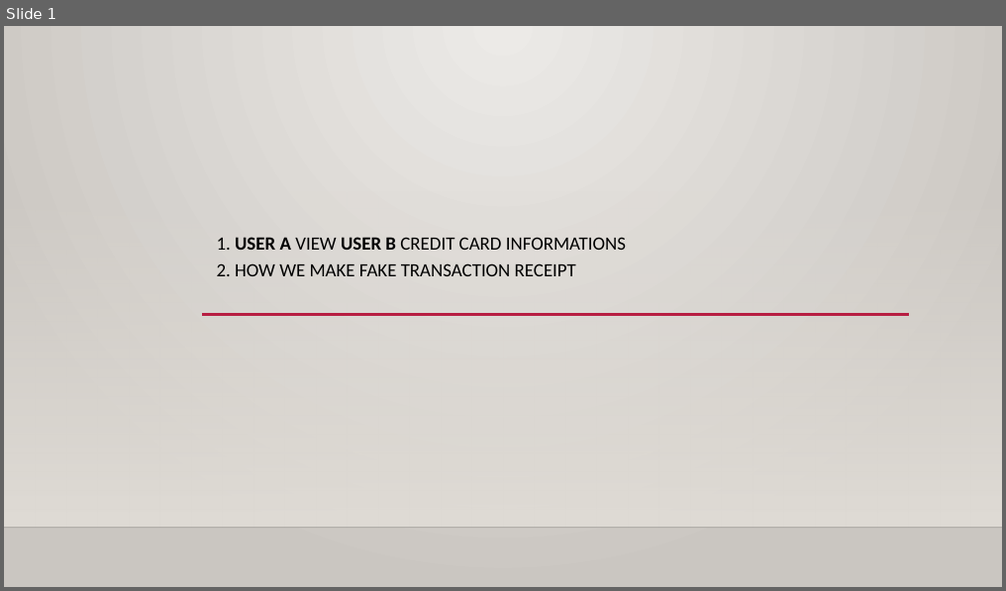
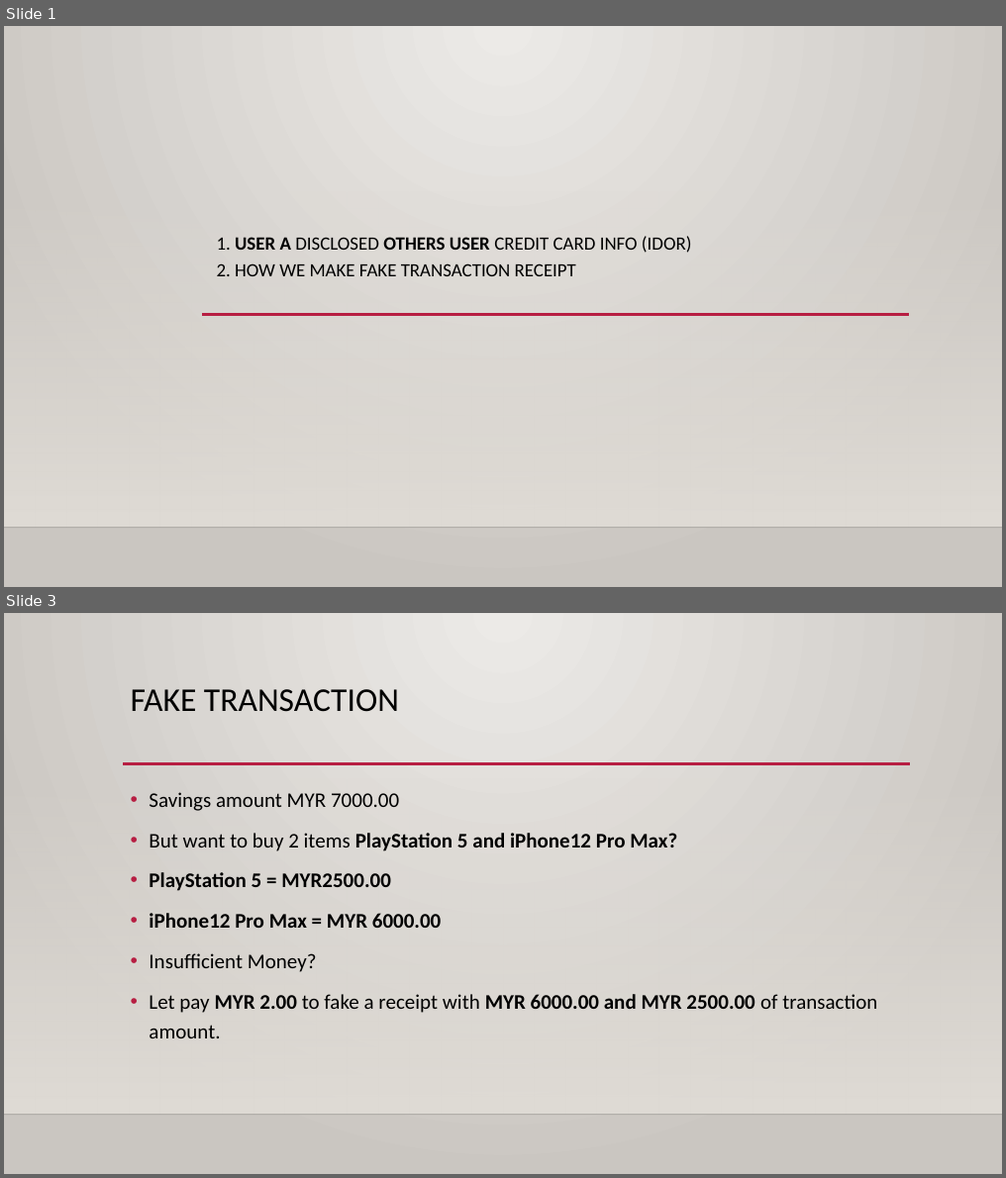
Before and after one commit to Applebois/Presentation-Slides, a slide deck: What Hacker Do In Their Daily Task/Slides.pptx. Shown one above the other, each under a label of ours: slide 1 before the commit, slides 1 and 3 after it; the slides between them are not shown. The pictures are 1006x591 and 1006x1178 pixels, drawn with LibreOffice and Linux fonts; fonts in the diff are those of the drawing; background and template pictures are left out. Boxes give left, top, right and bottom in pixels: in the first picture for what was removed or moved away, otherwise in the second. Text is boxed around its words. In the diff, an @@ line names an element or a change of style, - is before the commit and + after.

```diff
--- a/What Hacker Do In Their Daily Task/Slides.pptx
+++ b/What Hacker Do In Their Daily Task/Slides.pptx
@@ slide 3 added at [4,613,1002,1174], background gradient #ECEAE7 to #CAC7C1; not listed: 2 template elements that a slide beside it also shows @@
@@ title added at [131,689,399,712], 32 pt, text #000000 @@
+FAKE TRANSACTION
@@ line added from (123, 764) to (910, 764), #B71E42 2.5 pt @@
@@ text added at [149,792,877,1039], 20 pt, text #000000, bold @@
+• Savings amount MYR 7000.00
+• But want to buy 2 items PlayStation 5 and iPhone12 Pro Max?
+• PlayStation 5 = MYR2500.00
+• iPhone12 Pro Max = MYR 6000.00
+• Insufficient Money?
+• Let pay MYR 2.00 to fake a receipt with MYR 6000.00 and MYR 2500.00 of transaction amount.
@@ slide 1 changed as well @@
@@ subtitle at [217,236,692,276]: text changed @@
-1. USER A VIEW USER B CREDIT CARD INFORMATIONS
-2. HOW WE MAKE FAKE TRANSACTION RECEIPT
+1. USER A DISCLOSED OTHERS USER CREDIT CARD INFO (IDOR)
+2. HOW WE MAKE FAKE TRANSACTION RECEIPT
```
Also in this commit, not shown: 4 other slides changed, 3 other slides added.
